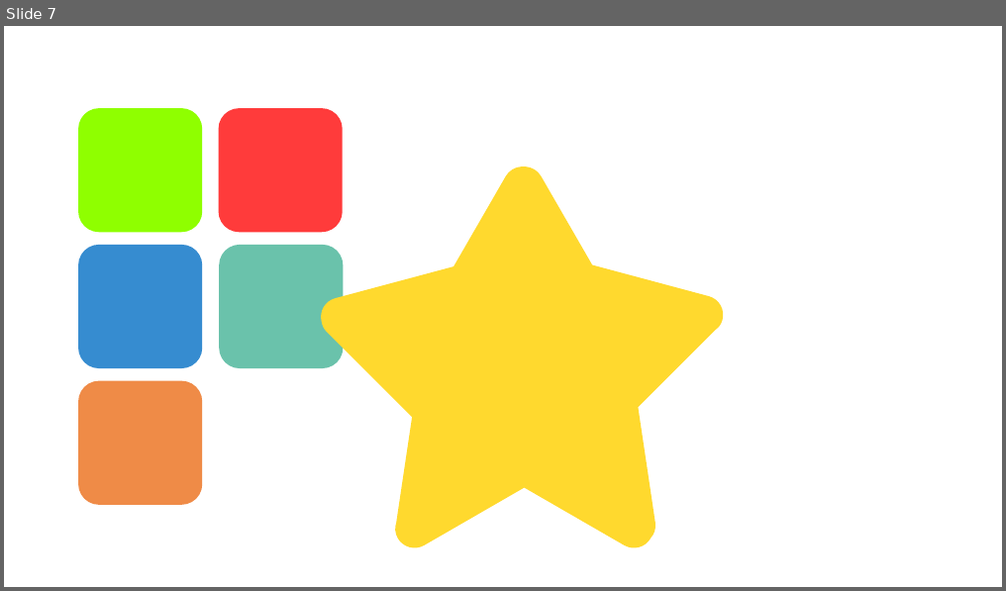
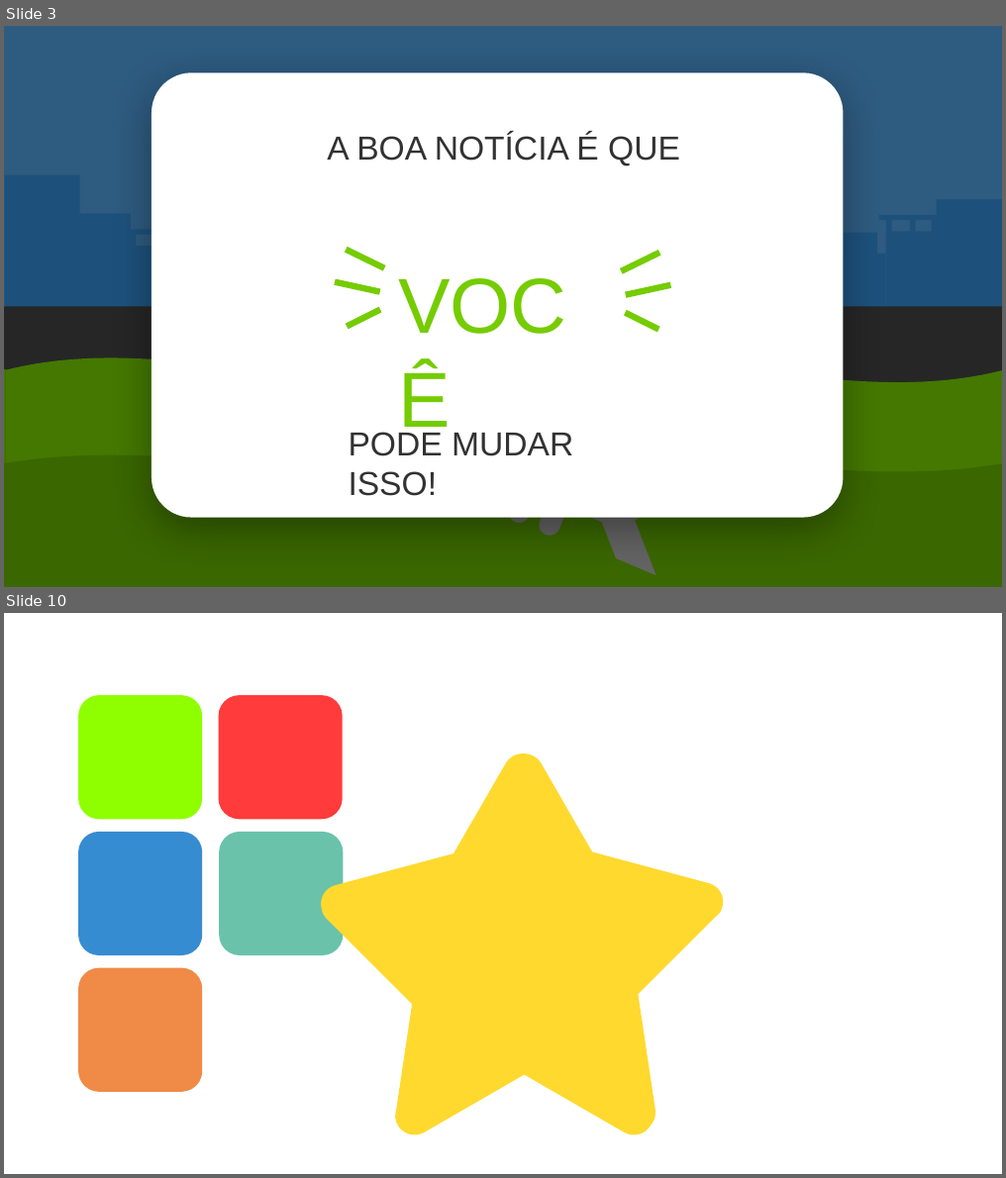
Before and after one commit to pedrogmo/projetopp2, a slide deck: slide/animacao.pptx. Shown one above the other, each under a label of ours: slide 7 before the commit, slides 3 and 10 after it; the slides between them are not shown. The pictures are 1006x591 and 1006x1178 pixels, drawn with LibreOffice and Linux fonts; fonts in the diff are those of the drawing. Boxes give left, top, right and bottom in pixels: in the first picture for what was removed or moved away, otherwise in the second. Text is boxed around its words. In the diff, an @@ line names an element or a change of style, - is before the commit and + after.

```diff
--- a/slide/animacao.pptx
+++ b/slide/animacao.pptx
@@ slide 3 added at [4,26,1002,587], background #FFFFFF @@
@@ rectangle added at [4,26,1002,308], fill #4E98D6 @@
@@ rectangle added at [4,26,1002,587], fill #000000 at 40% opacity @@
@@ rounded rectangle added at [152,74,844,518], fill #FFFFFF @@
@@ text added at [327,133,680,167], 32 pt, text #323232 @@
+A BOA NOTÍCIA É QUE
@@ group added at [5,174,1002,322]: 6 rectangles, 2 freeform shapes @@
@@ rounded rectangle added at [4,307,1002,489], fill #404040 @@
@@ group added at [335,250,671,354]: 6 lines, 1 text @@
+VOCÊ
@@ rounded rectangle added at [150,383,358,455], fill #72C800 @@
@@ text added at [349,432,573,496], 32 pt, text #323232 @@
+PODE MUDAR ISSO!
@@ group added at [4,357,1002,587]: 4 freeform shapes @@
@@ group added at [483,429,689,576]: 2 rounded rectangles, 1 rectangle, 1 chevron @@
@@ what was slide 7 is now slide 10 @@
```
Also in this commit, not shown: 8 other slides added, 6 slides removed, 2 other files.
